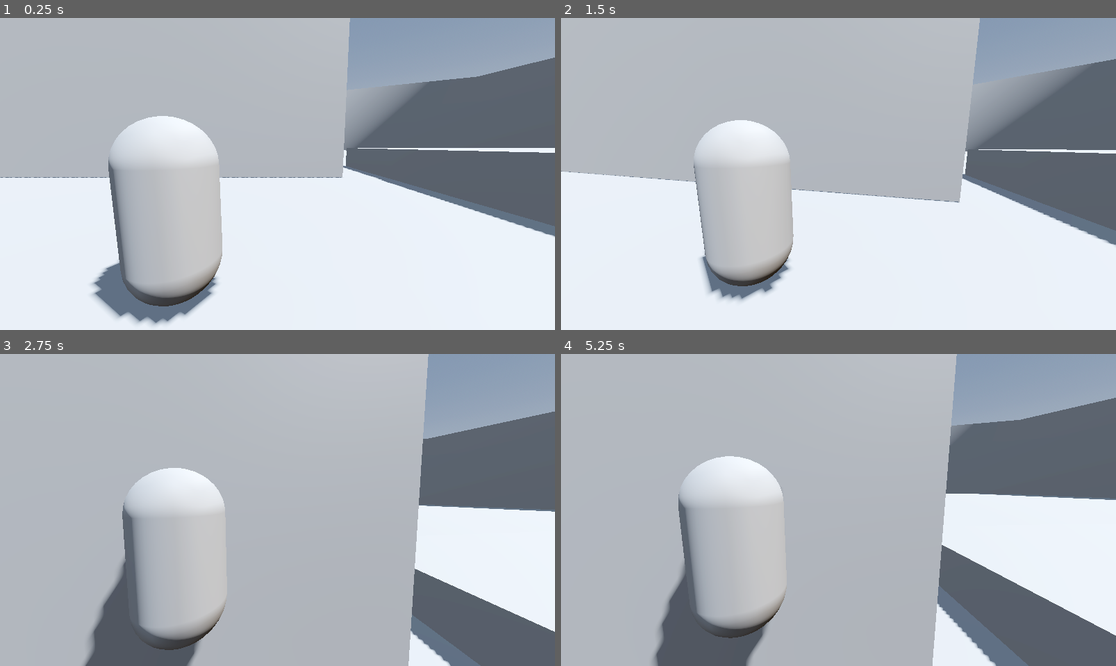
Above: before the commit, frames 1-4 (two rows, left to right).
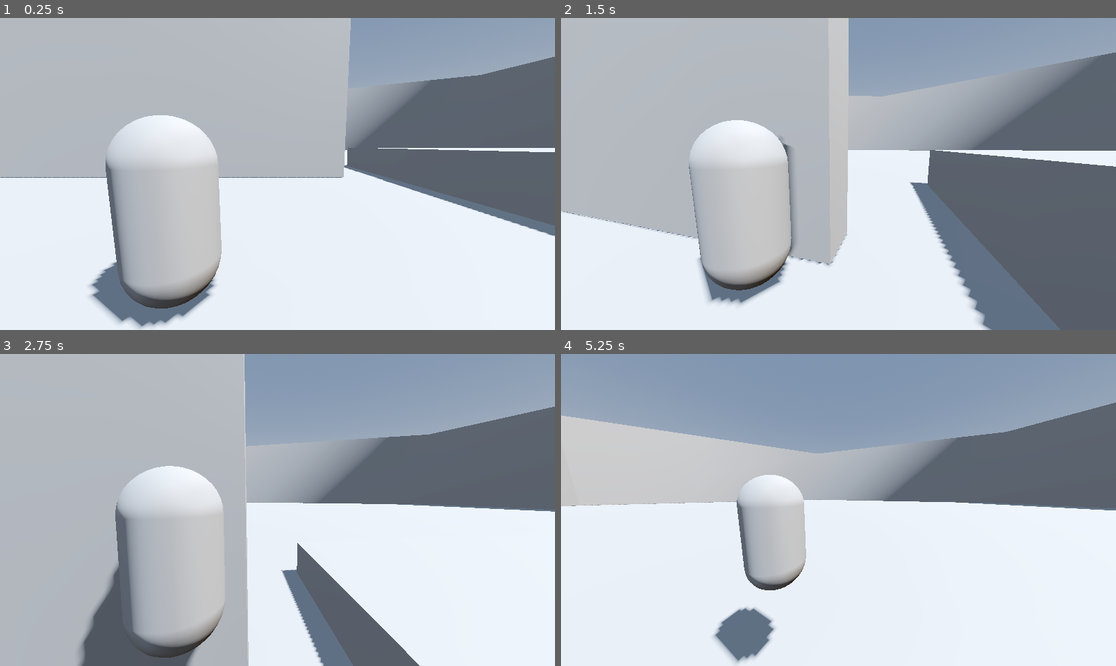
Above: after the commit, the same moments.

Repository: KamiNuke/the-ex-machina
Game: Godot game, scene res://src/states/default.tscn
The game is run twice, just before and just after one commit, with the same random seed, the same clock (stepped at 60 frames per second) and the same inputs.
Inputs (mouse positions are in pixels of both pictures, inside the frame that each line leads up to):
- Up to frame 1 (0.25 s): no input
- Up to frame 2 (1.5 s): move the mouse to (866, 174) at 0.52 s; hold Shift (shift) 0.53-1.28 s; hold W (up) from 0.53 s (still down); move the mouse to (810, 174) at 1.27 s; tap Shift (shift) at 1.35 s
- Up to frame 3 (2.75 s): keep holding W (up); move the mouse to (288, 503) at 2.02 s; hold Shift (shift) from 2.03 s (still down); tap Space (space) at 2.1 s
- Up to frame 4 (5.25 s): keep holding W (up); move the mouse to (832, 516) at 2.77 s; release Shift (shift) at 2.78 s; tap Shift (shift) at 2.85, 4.55 s; move the mouse to (877, 513) at 3.52 s; hold Shift (shift) 3.53-4.28 s; move the mouse to (794, 506) at 4.27 s; tap Space (space) at 4.35 s; move the mouse to (844, 510) at 5.02 s; hold Shift (shift) from 5.03 s (still down)

The runs differ from the first frame. In frame 1, 1.6% of the frame differs, in the area x 0-100%, y 0-100%; in frame 2, 29%; in frame 3, 37%; in frame 4, 69%.

Commit message:
implemented boost/dodge

Diff:
--- a/project.godot
+++ b/project.godot
@@ -12,7 +12,7 @@
 
 config/name="piratejam"
 run/main_scene="res://src/states/default.tscn"
-config/features=PackedStringArray("4.3", "GL Compatibility")
+config/features=PackedStringArray("4.4", "GL Compatibility")
 config/icon="res://assets/icon.svg"
 
 [autoload]
--- a/src/entities/playercontroller.gd
+++ b/src/entities/playercontroller.gd
@@ -2,10 +2,12 @@
 
 @onready var head: Node3D = $"."
 @onready var camera: Camera3D = $head/Camera3D
+@onready var boost_left: Timer = $timers/boost_left
+@onready var boost_cooldown: Timer = $timers/boost_cooldown
 
 var speed
-const WALK_SPEED = 2.5
-const SPRINT_SPEED = 5.0
+const WALK_SPEED = 7.5
+const BOOST_SPEED = 45.0
 
 const JUMP_VELOCITY = 6.5
 const SENSIVITY = 0.005
@@ -17,7 +19,7 @@
 
 #FOV
 @export var BASE_FOV = 75.0
-const CHANGE_FOV = 2.5
+const CHANGE_FOV = 1.0
 
 func _unhandled_input(event: InputEvent) -> void:
 	if event is InputEventMouseMotion and !Global.is_paused:
@@ -26,6 +28,8 @@
 		const LIMIT_VIEW_DOWN = -25
 		const LIMIT_VIEW_UP = 35
 		camera.rotation.x = clamp(camera.rotation.x, deg_to_rad(LIMIT_VIEW_DOWN), deg_to_rad(LIMIT_VIEW_UP))
+
+var i = 1
 
 func _physics_process(delta: float) -> void:
 	# Add the gravity.
@@ -36,10 +40,12 @@
 	if Input.is_action_just_pressed("space") and is_on_floor():
 		velocity.y = JUMP_VELOCITY
 
+	i += 1
 	# Handle sprint
-	if Input.is_action_pressed("shift"):
-		speed = SPRINT_SPEED
-	else:
+	if Input.is_action_just_pressed("shift") and boost_cooldown.is_stopped():
+		boost_left.start()
+		speed = BOOST_SPEED
+	elif boost_left.is_stopped():
 		speed = WALK_SPEED
 
 	# Get the input direction and handle the movement/deceleration.
@@ -52,10 +58,11 @@
 			velocity.x = direction.x * speed
 			velocity.z = direction.z * speed
 		else:
-			velocity.x = lerp(velocity.x, direction.x * speed, delta * 7.0)
-			velocity.z = lerp(velocity.z, direction.z * speed, delta * 7.0)
+			const WHAT_DOES_IT_DO = 2.5
+			velocity.x = lerp(velocity.x, direction.x * speed, delta * WHAT_DOES_IT_DO)
+			velocity.z = lerp(velocity.z, direction.z * speed, delta * WHAT_DOES_IT_DO)
 	else:
-		const CONTROL_IN_AIR = 1.0
+		const CONTROL_IN_AIR = 10.0
 		velocity.x = lerp(velocity.x, direction.x * speed, delta * CONTROL_IN_AIR)
 		velocity.z = lerp(velocity.z, direction.z * speed, delta * CONTROL_IN_AIR)
 
@@ -64,7 +71,7 @@
 	camera.transform.origin = headbob(t_bob)
 
 	# FOV
-	var velocity_clamped = clamp(velocity.length(), 0.5, SPRINT_SPEED * 2)
+	var velocity_clamped = clamp(velocity.length(), 0.5, BOOST_SPEED * 2)
 	var target_fov = BASE_FOV + CHANGE_FOV * velocity_clamped
 	var covered_distance = delta * 8.0
 	camera.fov = lerp(camera.fov, target_fov, covered_distance)
@@ -77,3 +84,11 @@
 	pos.x = cos(time * BOB_FREQ / 2) * BOB_AMP
 
 	return pos
+
+func _on_boost_left_timeout() -> void:
+	boost_left.stop()
+	boost_cooldown.start()
+
+
+func _on_boost_cooldown_timeout() -> void:
+	boost_cooldown.stop()
--- a/src/entities/playercontroller.tscn
+++ b/src/entities/playercontroller.tscn
@@ -20,3 +20,13 @@
 transform = Transform3D(1, 0, 0, 0, 0.99043, 0.138015, 0, -0.138015, 0.99043, 1.12083, 0.695985, 2.0913)
 
 [node name="Camera3D" type="Camera3D" parent="head"]
+
+[node name="timers" type="Node" parent="."]
+
+[node name="boost_left" type="Timer" parent="timers"]
+wait_time = 0.2
+
+[node name="boost_cooldown" type="Timer" parent="timers"]
+
+[connection signal="timeout" from="timers/boost_left" to="." method="_on_boost_left_timeout"]
+[connection signal="timeout" from="timers/boost_cooldown" to="." method="_on_boost_cooldown_timeout"]
